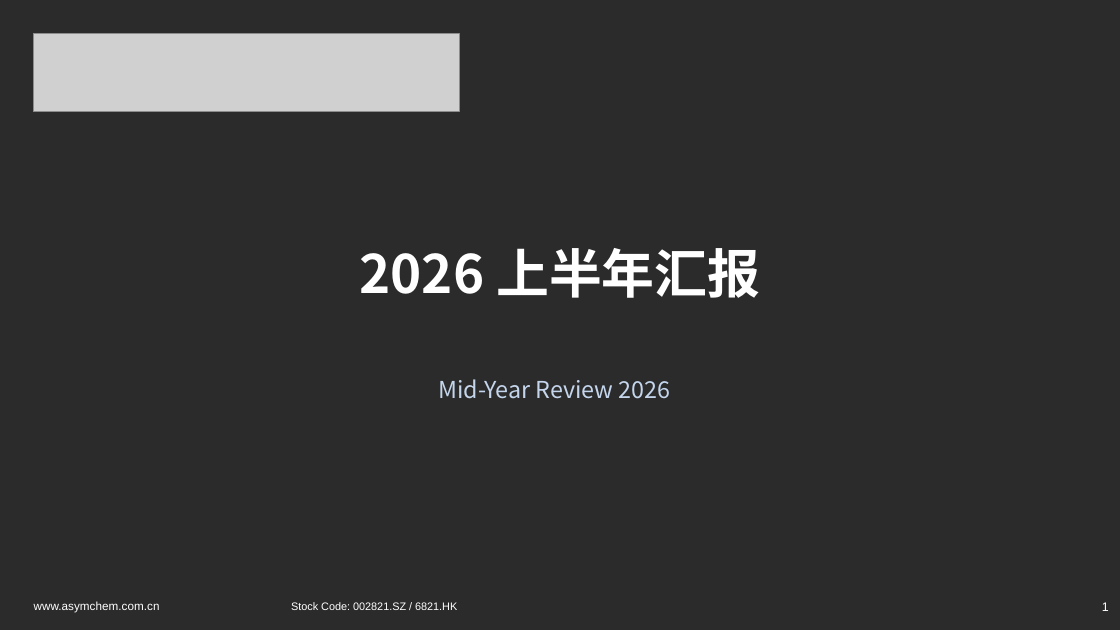
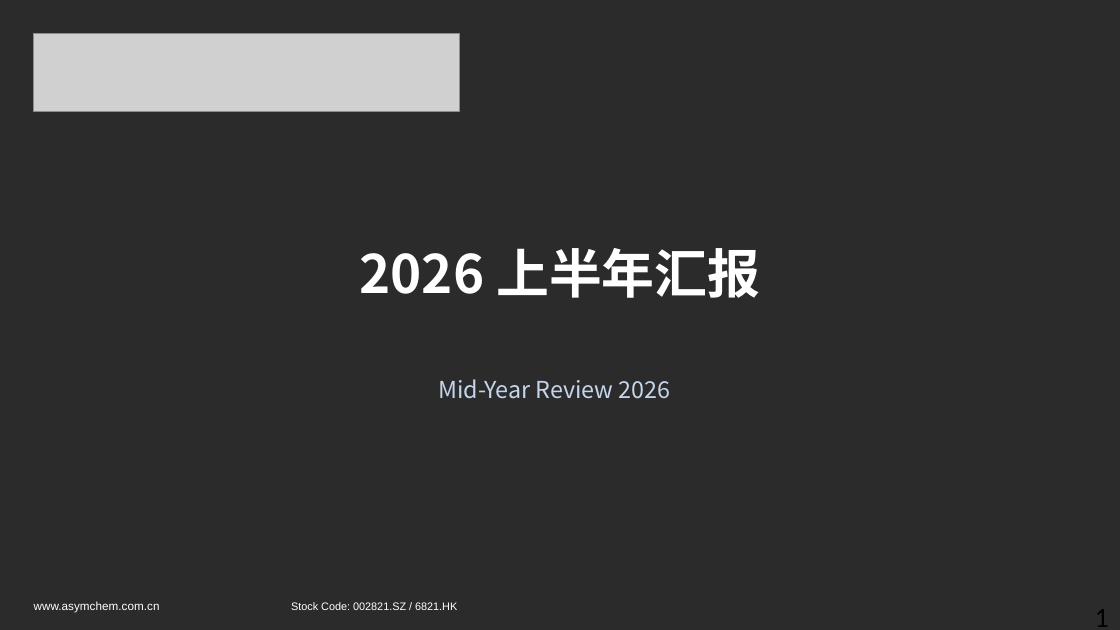
Before and after one commit to peterli0913/HPLC, a slide deck: slide 1 of AI_推进汇报_2026上半年_v4.pptx. Drawn at 1120x630 pixels with LibreOffice and Linux fonts; fonts in the diff are those of the drawing; grey boxes stand for pictures; background and template pictures are left out; a plain dark background stands for a picture behind light text. Boxes give left, top, right and bottom in pixels: in the first picture for what was removed or moved away, otherwise in the second. Text is boxed around its words. In the diff, an @@ line names an element or a change of style, - is before the commit and + after.

```diff
--- a/AI_推进汇报_2026上半年_v4.pptx
+++ b/AI_推进汇报_2026上半年_v4.pptx
@@ text "1" at (1095,609,1109,627): size 8 to 18 pt, font Arial to Calibri, text colour #FFFFFF to #000000 @@
```
Also in this commit, not shown: 11 other slides changed, 5 slides added, 1 other file.
